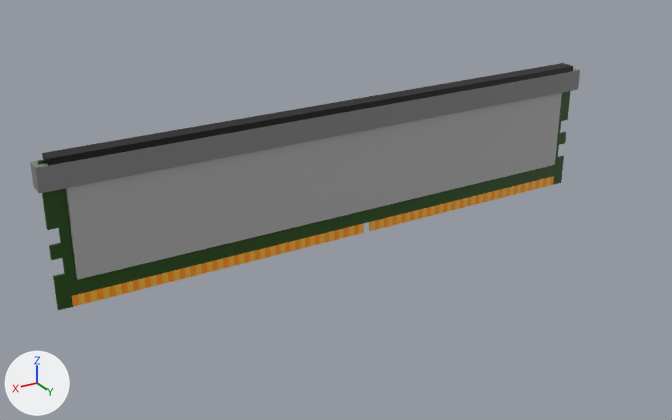
An edit to the glTF model assets/models/ram.glb, drawn before and after from the same camera.
The view is the same before and after, from a 50 mm camera at (3.39, 5.48, 2.33) aimed at (0.26, 0.27, -0.28). Lighting does not change. The marker at lower left points along +X, +Y and +Z. Where no turn or scale is listed for an object, it has been applied to the vertices. Vertices at the same position are counted once.

Before the edit, the objects in view are built like this:
```python
me_container_002 = bpy.data.meshes.new('Container.002')
me_container_002.from_pydata(...)  # 476 vertices, 938 faces; spans x -2.21..2.24, y 0.0..0.12, z -0.65..0.4
# faces by material slot: [10, 18, 10, 296, 304, 300]
me_container_002.materials.append(mat_material_008)  # black #000000
me_container_002.materials.append(mat_material_009)  # grey #818181
me_container_002.materials.append(mat_material_007)  # grey #afafaf
me_container_002.materials.append(mat_material_006)  # dark green #214b00
me_container_002.materials.append(mat_material_004)  # orange #fcb941
me_container_002.materials.append(mat_material_005)  # orange #ff9800
ob_ram = bpy.data.objects.new('Ram', me_container_002)
ob_ram.location = (0.0, -0.05, 0.0)
```
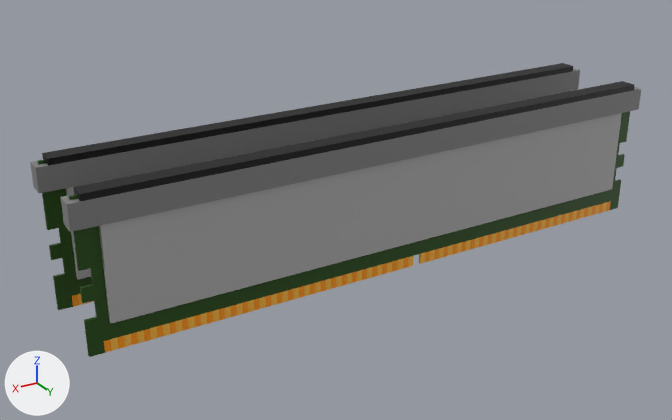
Changed parts and their boxes (x1, y1, x2, y2) in the pictures (672 x 420 px):
```json
{"object": "Ram", "change": "reshaped, moved", "before": [30, 63, 580, 310], "after": [30, 63, 641, 357], "on screen": "11% wider, 19% taller"}
{"part": 1, "of": "me_container_002", "change": "added", "after": [30, 63, 580, 193]}
{"part": 2, "of": "me_container_002", "change": "added", "after": [66, 93, 558, 279]}
{"part": 3, "of": "me_container_002", "change": "added", "after": [38, 91, 569, 310], "on screen": "green"}
```

The change, as JSON lines over the scene's bpy script:
```json
{"block": "me_container_002", "where": "me_container_002.from_pydata(...)  # 476 vertices, 938 faces; spans x -2.21..2.24, y 0.0..0.12, z -0.65..0.4"}
{"block": "me_container_002", "where": "# used by ob_ram; location = (0.0, -0.05, 0.0)"}
{"block": "me_container_002", "change": "me_container_002 part 1: the loose piece of 16 vertices spanning x -2.21..2.24, y 0.0..0.12, z 0.19..0.4 is copied, and the copy is moved by (0.0, -0.65, 0.0); it spans x -2.21..2.24, y -0.65..-0.53, z 0.19..0.4"}
{"block": "me_container_002", "change": "me_container_002 part 2: the loose piece of 8 vertices spanning x -2.05..2.06, y 0.02..0.1, z -0.45..0.19 is copied, and the copy is moved by (0.0, -0.65, 0.0); it spans x -2.05..2.06, y -0.63..-0.55, z -0.45..0.19"}
{"block": "me_container_002", "change": "me_container_002 part 3: the loose piece of 452 vertices spanning x -2.17..2.2, y 0.05..0.07, z -0.65..0.37 is copied, and the copy is moved by (0.0, -0.65, 0.0); it spans x -2.17..2.2, y -0.6..-0.58, z -0.65..0.37"}
{"op": "set", "path": "ob_ram.location", "old": "(0.0, -0.05, 0.0)", "new": "(0.0, 0.603, 0.0)"}
```
